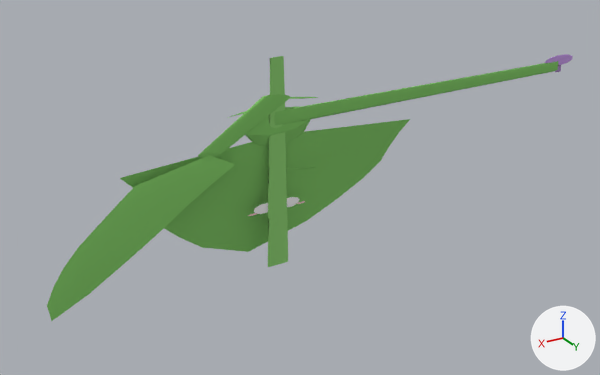
Before and after pictures for a commit that changed the glTF model web-forest/public/model/species/persicaria-chinensis.glb.
Rendered twice from a camera (50 mm lens) standing at (0.934, 1.384, 0.85) and looking at (0.094, -0.017, 0.149). Lighting does not change. The marker at lower right points along +X, +Y and +Z. The first picture is the older version. Vertices at exactly the same position are counted once.

Objects in the first picture: 'p0', 'p1', 'p4', 'p6', 'p7', 'stem'.
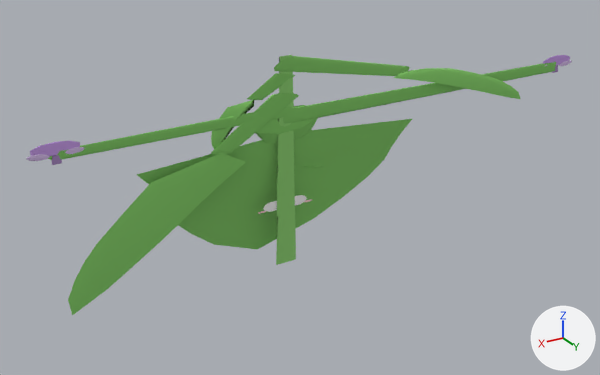
ob_body is not drawn itself; it is the parent of ob_stem, ob_p0, ob_p1, ob_p2, ob_p4, ob_p5, ob_p6, ob_p7.

Location of each change, (x1, y1, x2, y2) in pixels of the pictures (600 x 375 px):
'p0', moved, rescaled: before (120, 106, 410, 252); after (137, 105, 412, 249)
'p1', moved, rescaled: before (47, 94, 290, 321); after (68, 93, 299, 315)
'stem', moved, rescaled: before (248, 56, 305, 267); after (258, 55, 312, 265)
'p4', moved, rescaled: before (274, 54, 573, 125); after (283, 55, 572, 124)
'p7', reshaped, moved, rescaled: before (284, 97, 318, 99); after (274, 56, 520, 99)
'p5', reshaped, moved, rescaled (not visible before): after (26, 106, 293, 165)
'p6', reshaped, moved, rescaled: before (227, 111, 246, 118); after (211, 73, 295, 149)
'p2', moved, rescaled: before (286, 168, 312, 170); after (294, 166, 324, 168)
part 1 of me_mesh_5, added (purple): after (30, 141, 80, 156)
part 2 of me_mesh_5, added: after (26, 154, 50, 161)
part 3 of me_mesh_5, added: after (65, 147, 85, 154)
part 4 of me_mesh_5, added: after (52, 155, 62, 165)
part 5 of me_mesh_5, built on: after (48, 106, 293, 160)

Diff of the bpy script that builds the scene:
```diff
--- a/web-forest/public/model/species/persicaria-chinensis.glb.py
+++ b/web-forest/public/model/species/persicaria-chinensis.glb.py
@@ me_mesh_5 @@
 # used by ob_p5; parent = ob_body; location = (0.0, 0.0, 0.773); rotation_euler = (0.0, -0.00445, 0.0), in degrees (0, -0.3, 0)
-me_mesh_5.from_pydata(...)  # 10 vertices, 16 faces; spans x -0.0491..0.0002, y -0.0707..0.0, z -0.0266..0.0
+me_mesh_5.from_pydata(...)  # 166 vertices, 312 faces; spans x -0.0145..0.3955, y -0.0201..0.263, z -0.036..0.0549
+# me_mesh_5 part 1: a new loose piece of 42 vertices spanning x 0.3231..0.3893, y 0.2272..0.2506, z -0.0011..0.0549, in mat_flat
+# me_mesh_5 part 2: a new loose piece of 42 vertices spanning x 0.3641..0.3955, y 0.219..0.263, z -0.0095..0.0177, in mat_flat
+# me_mesh_5 part 3: a new loose piece of 42 vertices spanning x 0.3169..0.3484, y 0.219..0.263, z -0.0095..0.0177, in mat_flat
+# me_mesh_5 part 4: a new loose piece of 20 vertices spanning x 0.3494..0.3635, y 0.2364..0.254, z -0.036..0.0004, in mat_flat
+# me_mesh_5 part 5: 9 vertices removed from x -0.0491..0.0002, y -0.0707..-0.0121, z -0.0266..-0.0052; 19 vertices added at x -0.0145..0.3671, y -0.0201..0.2581, z -0.0254..0.0254
 me_mesh_5.materials.append(mat_flat)
@@ me_mesh_6 @@
 # used by ob_p6; parent = ob_body; location = (0.0, 0.0, 0.796); rotation_euler = (0.0559, 0.0, 0.0), in degrees (3.2, 0, 0)
-me_mesh_6.from_pydata(...)  # 10 vertices, 16 faces; spans x 0.0..0.0839, y -0.0132..0.0322, z -0.0266..0.0
+me_mesh_6.from_pydata(...)  # 49 vertices, 92 faces; spans x -0.0183..0.1263, y -0.0642..0.0996, z -0.2809..0.0112
+# me_mesh_6 part 6
+# 9 vertices are removed from x 0.0235..0.0839, y -0.0132..0.0322, z -0.0266..-0.0052
+# 16 faces are deleted
+# 48 vertices are added at x -0.0183..0.1263, y -0.0642..0.0996, z -0.2809..0.0112
+# 92 new faces join them
 me_mesh_6.materials.append(mat_flat)
@@ me_mesh_7 @@
 # used by ob_p7; parent = ob_body; location = (0.0, 0.0, 0.819); rotation_euler = (0.0, -0.052, 0.0), in degrees (0, -3, 0)
-me_mesh_7.from_pydata(...)  # 10 vertices, 16 faces; spans x -0.0746..0.0, y -0.0031..0.0459, z -0.0266..0.0
+me_mesh_7.from_pydata(...)  # 49 vertices, 92 faces; spans x -0.5103..0.0186, y -0.0278..0.3431, z -0.3483..0.0292
+# me_mesh_7 part 7
+# 9 vertices are removed from x -0.0746..-0.0149, y -0.0031..0.0459, z -0.0266..-0.0052
+# 16 faces are deleted
+# 48 vertices are added at x -0.5103..0.0186, y -0.0278..0.3431, z -0.3483..0.0292
+# 92 new faces join them
 me_mesh_7.materials.append(mat_flat)
@@ ob_body @@
 ob_body = bpy.data.objects.new('body', None)
-ob_body.location = (0.168, 0.0161, 0.0)
-ob_body.scale = (1.34, 0.0431, 0.45)
+ob_body.location = (0.148, 0.0161, 0.0)
+ob_body.scale = (1.29, 0.0431, 0.45)
@@ ob_p5 @@
 ob_p5.parent = ob_body
-ob_p5.location = (0.0, 0.0, 0.773)
+ob_p5.location = (0.0, 0.0, 0.75)
 ob_p5.rotation_euler = (0.0, -0.00445, 0.0)  # degrees (0, -0.3, 0)
@@ ob_p6 @@
 ob_p6.parent = ob_body
-ob_p6.location = (0.0, 0.0, 0.796)
+ob_p6.location = (0.0, 0.0, 0.917)
 ob_p6.rotation_euler = (0.0559, 0.0, 0.0)  # degrees (3.2, 0, 0)
@@ ob_p7 @@
 ob_p7.parent = ob_body
-ob_p7.location = (0.0, 0.0, 0.819)
+ob_p7.location = (0.0, 0.0, 0.965)
 ob_p7.rotation_euler = (0.0, -0.052, 0.0)  # degrees (0, -3, 0)
```
